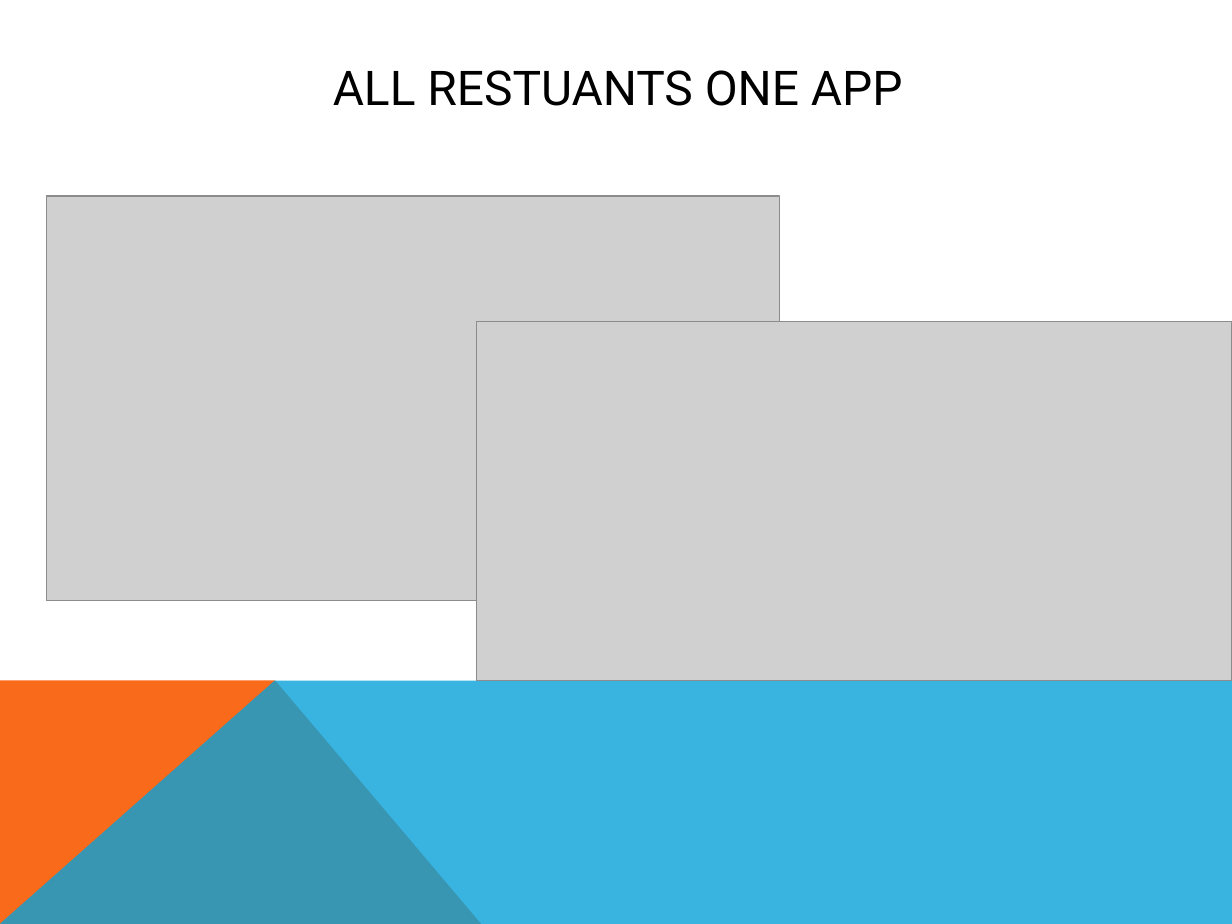
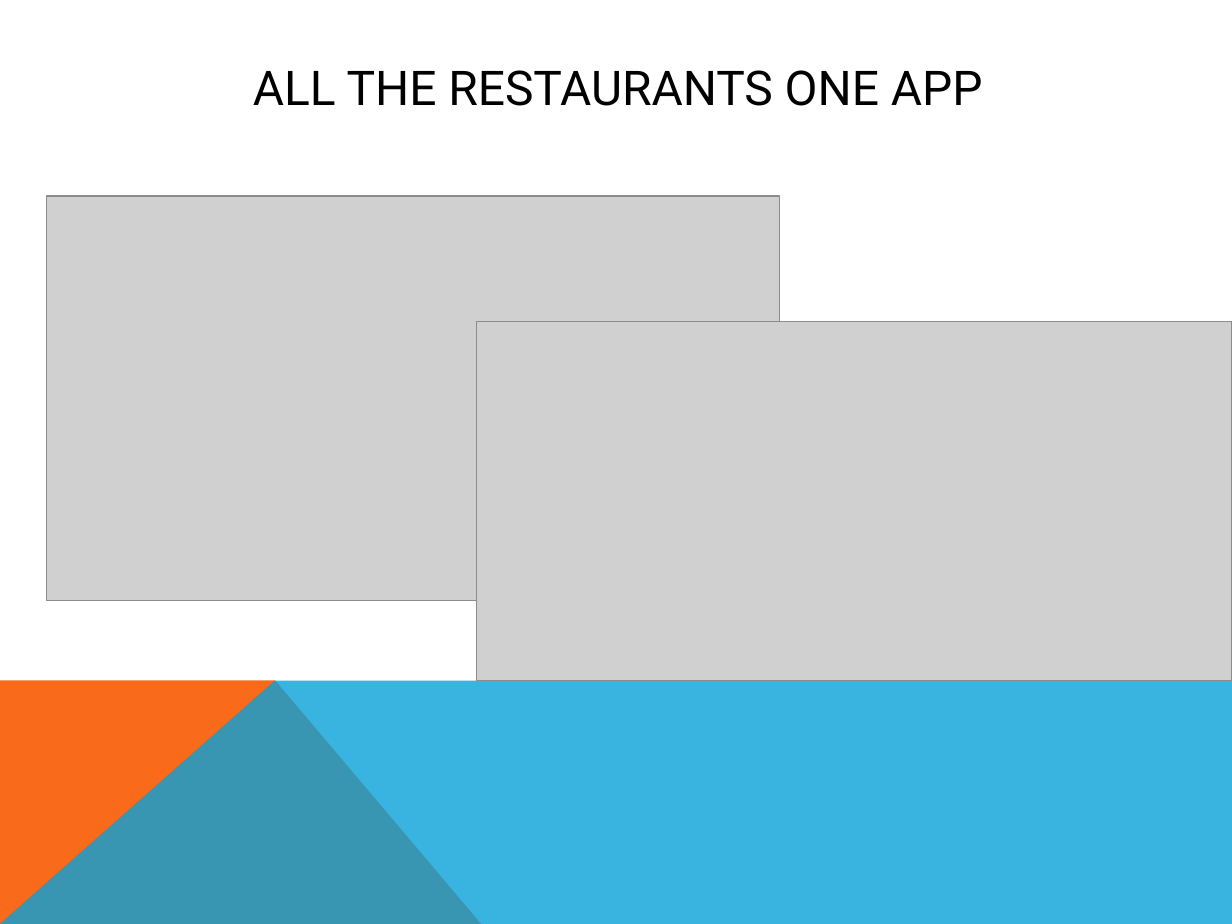
Before and after one commit to Dyndrilliac/cen-4010-assignments, a slide deck: slide 5 of Design Documents/PresentationSoftEng.pptx (slide 7 before the commit). Drawn at 1232x924 pixels with LibreOffice and Linux fonts; fonts in the diff are those of the drawing; grey boxes stand for pictures. Boxes give left, top, right and bottom in pixels: in the first picture for what was removed or moved away, otherwise in the second. Text is boxed around its words. In the diff, an @@ line names an element or a change of style, - is before the commit and + after.

Commit message:
Updated Powerpoint!

```diff
--- a/Design Documents/PresentationSoftEng.pptx
+++ b/Design Documents/PresentationSoftEng.pptx
@@ title at (x1=253, y1=70, x2=983, y2=106): text changed @@
-ALL RESTUANTS ONE APP
+ALL THE RESTAURANTS ONE APP
```
Also in this commit, not shown: 2 other slides changed, 4 slides added, 1 slide removed, 2 other files.
